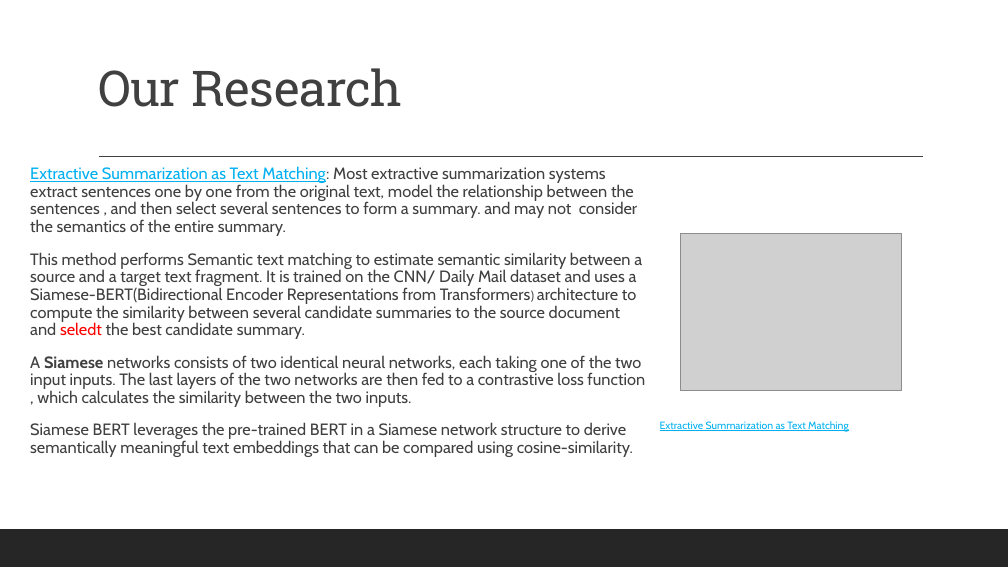
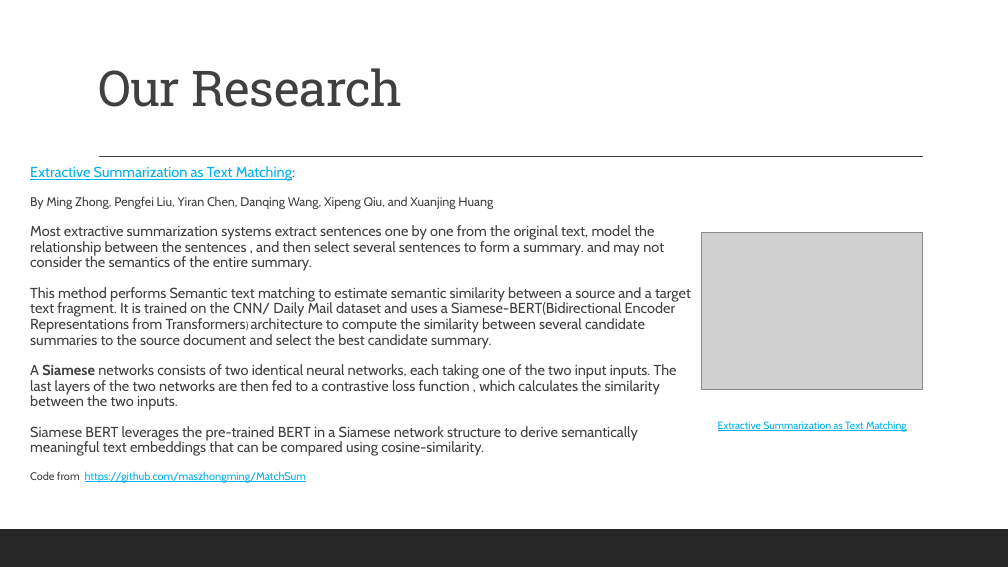
Before and after one commit to gufranpathan/case_law_g45, a slide deck: slide 9 of Group 45 Data Science for Case Law.pptx. Drawn at 1008x567 pixels with LibreOffice and Linux fonts; fonts in the diff are those of the drawing; grey boxes stand for pictures. Boxes give left, top, right and bottom in pixels: in the first picture for what was removed or moved away, otherwise in the second. Text is boxed around its words. In the diff, an @@ line names an element or a change of style, - is before the commit and + after.

```diff
--- a/Group 45 Data Science for Case Law.pptx
+++ b/Group 45 Data Science for Case Law.pptx
@@ text at bbox=[30, 166, 691, 349]: text changed; size 15.6 to 13.8 pt @@
-Extractive Summarization as Text Matching: Most extractive summarization systems extract sentences one by one from the original text, model the relationship between the sentences , and then select several sentences to form a summary. and may not consider the semantics of the entire summary.
-This method performs Semantic text matching to estimate semantic similarity between a source and a target text fragment. It is trained on the CNN/ Daily Mail dataset and uses a Siamese-BERT(Bidirectional Encoder Representations from Transformers) architecture to compute the similarity between several candidate summaries to the source document and seledt the best candidate summary.
+Extractive Summarization as Text Matching:
+By Ming Zhong, Pengfei Liu, Yiran Chen, Danqing Wang, Xipeng Qiu, and Xuanjing Huang
+Most extractive summarization systems extract sentences one by one from the original text, model the relationship between the sentences , and then select several sentences to form a summary. and may not consider the semantics of the entire summary.
+This method performs Semantic text matching to estimate semantic similarity between a source and a target text fragment. It is trained on the CNN/ Daily Mail dataset and uses a Siamese-BERT(Bidirectional Encoder Representations from Transformers) architecture to compute the similarity between several candidate summaries to the source document and select the best candidate summary.
@@ picture: place and size @@
-picture at bbox=[681, 234, 902, 390]
+picture at bbox=[702, 233, 923, 389]
@@ text at bbox=[30, 364, 677, 456]: size 15.6 to 13.8 pt in "A Siamese networks consists of two identical ...", "Siamese BERT leverages the pre-trained BERT in ..." @@
@@ text "Extractive Summarization as Text Matching": place and size @@
-text "Extractive Summarization as Text Matching" at bbox=[660, 421, 849, 432]
+text "Extractive Summarization as Text Matching" at bbox=[718, 421, 907, 432]
@@ text "Extractive Summarization as Text Matching" at bbox=[718, 421, 907, 432]: alignment left to centre @@
@@ text at bbox=[30, 471, 306, 483]: paragraph added @@
+Code from https://github.com/maszhongming/MatchSum
```
Also in this commit, not shown: 3 other slides changed.
